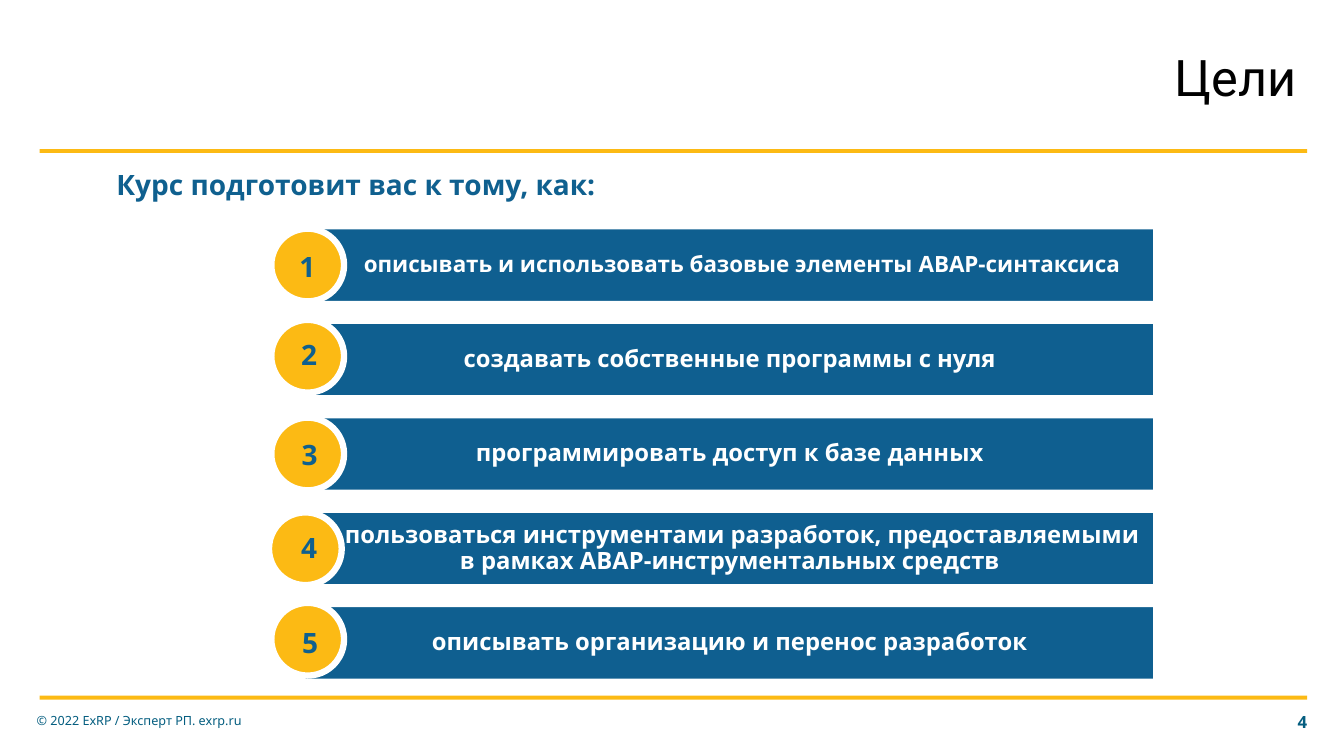
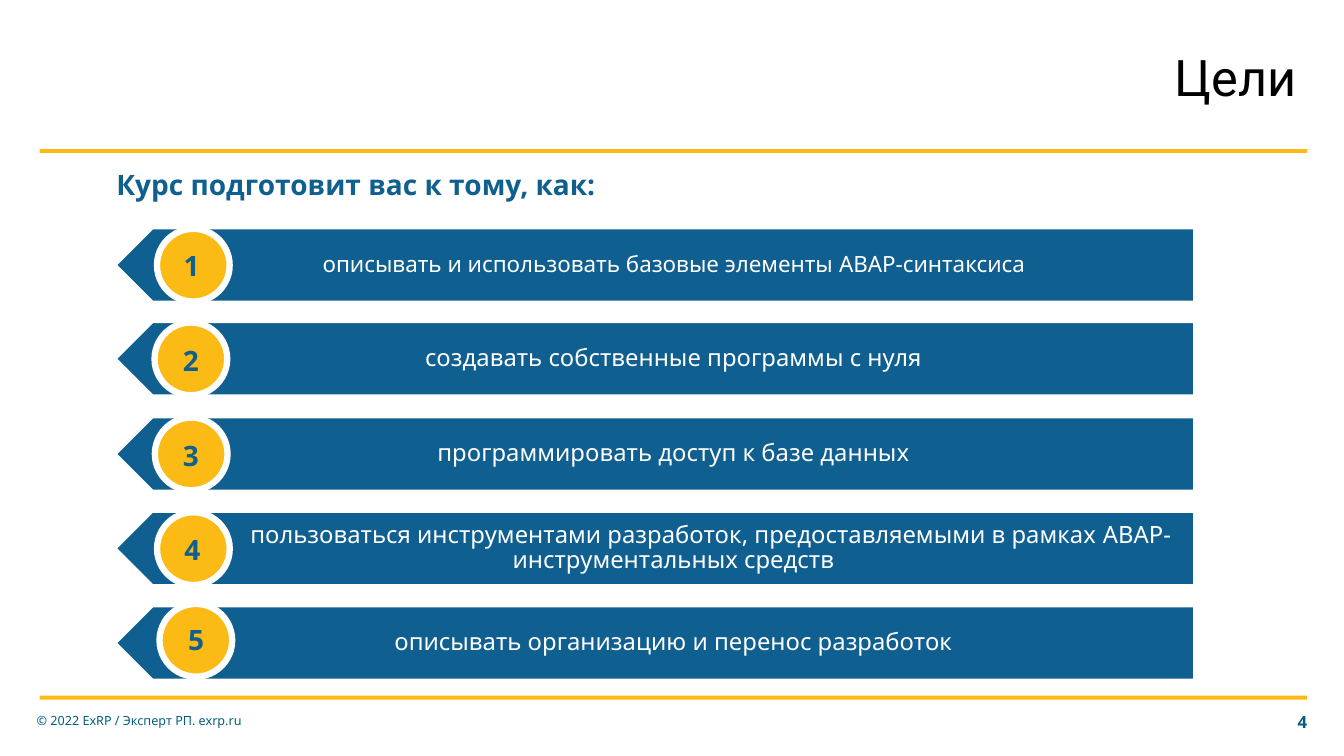
Before and after one commit to Buran1988/rusap, a slide deck: slide 4 of Введение в ABAP/Презентации/ABAP_prog_intro.pptx. Drawn at 1344x756 pixels with LibreOffice and Linux fonts; fonts in the diff are those of the drawing; background and template pictures are left out. Boxes give left, top, right and bottom in pixels: in the first picture for what was removed or moved away, otherwise in the second. Text is boxed around its words. In the diff, an @@ line names an element or a change of style, - is before the commit and + after.

```diff
--- a/Введение в ABAP/Презентации/ABAP_prog_intro.pptx
+++ b/Введение в ABAP/Презентации/ABAP_prog_intro.pptx
@@ pentagon arrow: place and size @@
-pentagon arrow at [269,229,1154,301]
+pentagon arrow at [116,229,1194,301]
@@ text "описывать и использовать базовые элементы ...": place and size @@
-text "описывать и использовать базовые элементы ..." at [364,255,1120,273]
+text "описывать и использовать базовые элементы ..." at [323,255,1025,273]
@@ ellipse: place and size @@
-ellipse at [271,229,344,301]
+ellipse at [157,229,230,301]
@@ text "1": place and size @@
-text "1" at [299,257,315,277]
+text "1" at [184,256,200,276]
@@ pentagon arrow: place and size @@
-pentagon arrow at [269,324,1154,396]
+pentagon arrow at [116,323,1194,395]
@@ bold off in 5 elements at [323,255,1025,273], [437,443,909,467], [250,525,1171,574], [394,632,952,656], [425,348,921,372] @@
@@ text "создавать собственные программы с нуля": place and size @@
-text "создавать собственные программы с нуля" at [464,349,995,373]
+text "создавать собственные программы с нуля" at [425,348,921,372]
@@ ellipse: place and size @@
-ellipse at [271,320,344,392]
+ellipse at [154,323,227,395]
@@ text "2": place and size @@
-text "2" at [301,344,317,365]
+text "2" at [183,350,199,371]
@@ pentagon arrow: place and size @@
-pentagon arrow at [269,417,1154,490]
+pentagon arrow at [116,417,1194,490]
@@ text "программировать доступ к базе данных": place and size @@
-text "программировать доступ к базе данных" at [476,443,984,467]
+text "программировать доступ к базе данных" at [437,443,909,467]
@@ ellipse: place and size @@
-ellipse at [271,417,344,490]
+ellipse at [155,417,228,490]
@@ text "3": place and size @@
-text "3" at [302,444,318,466]
+text "3" at [183,445,199,467]
@@ pentagon arrow: place and size @@
-pentagon arrow at [269,512,1154,585]
+pentagon arrow at [116,512,1194,585]
@@ text "пользоваться инструментами разработок, предоставляемыми в ...": place and size @@
-text "пользоваться инструментами разработок, предоставляемыми в ..." at [345,525,1139,575]
+text "пользоваться инструментами разработок, предоставляемыми в ..." at [250,525,1171,574]
@@ ellipse: place and size @@
-ellipse at [269,512,342,585]
+ellipse at [157,512,230,585]
@@ text "4": place and size @@
-text "4" at [301,538,317,558]
+text "4" at [184,540,200,560]
@@ pentagon arrow: place and size @@
-pentagon arrow at [269,607,1154,680]
+pentagon arrow at [116,607,1194,680]
@@ text "описывать организацию и перенос разработок": place and size @@
-text "описывать организацию и перенос разработок" at [432,632,1027,656]
+text "описывать организацию и перенос разработок" at [394,632,952,656]
@@ ellipse: place and size @@
-ellipse at [271,603,344,676]
+ellipse at [159,604,232,677]
@@ text "5": place and size @@
-text "5" at [302,633,318,654]
+text "5" at [188,630,204,651]
```
Also in this commit, not shown: 5 other slides changed, 1 other file.
